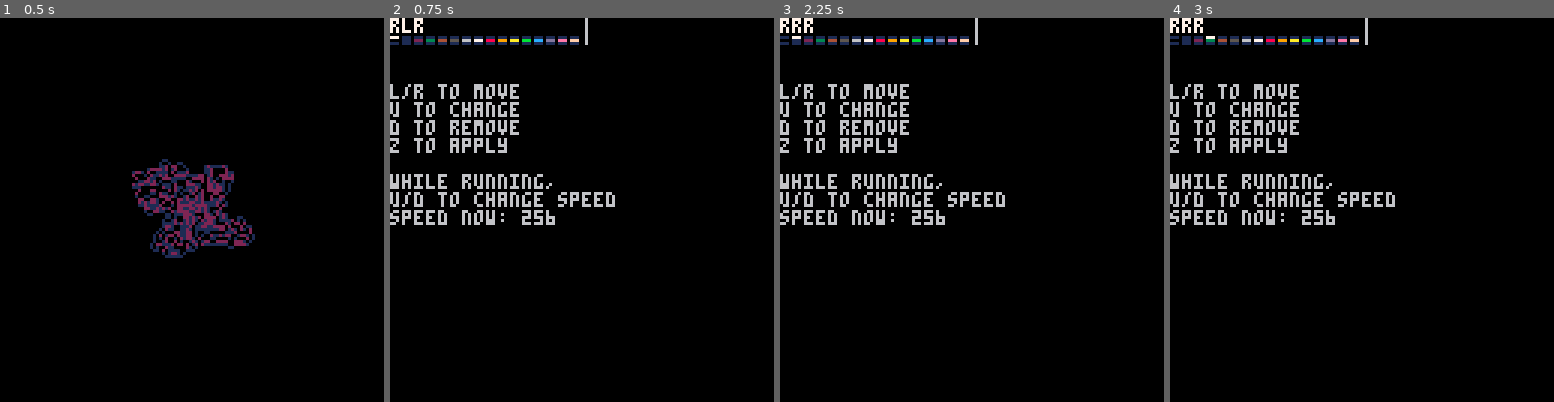
Above: before the commit, frames 1-4 (left to right).
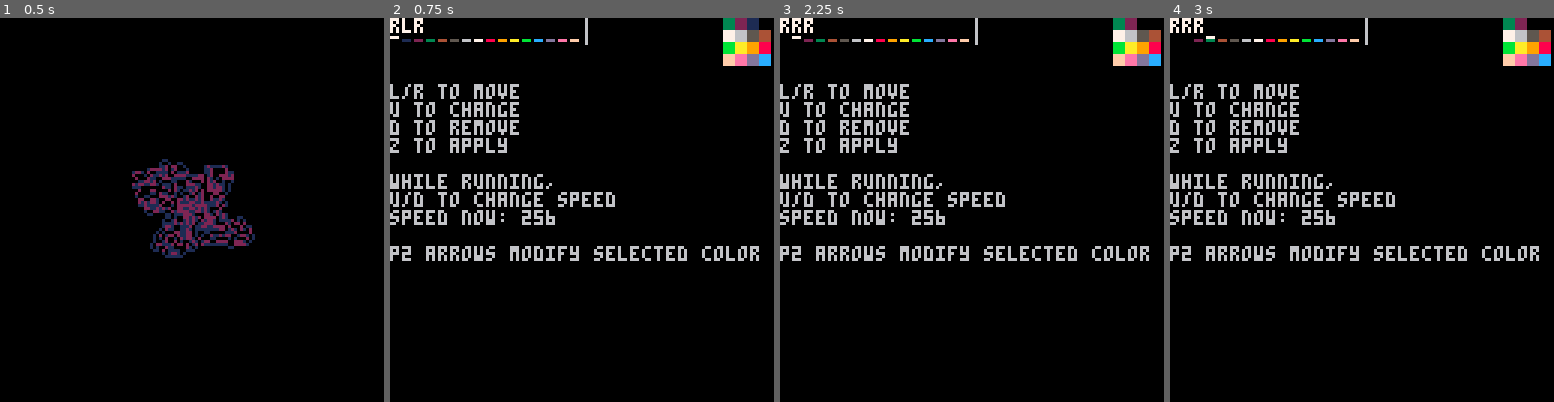
Above: after the commit, the same moments.

Repository: TheWing/Pico-Sketch
Game: PICO-8 cartridge langton.p8
Same seed, same stepped clock (60 frames per second), same inputs: the game is played once before the commit and once after it.
Inputs:
- Up to frame 1 (0.5 s): no input
- Up to frame 2 (0.75 s): tap O (Z key) at 0.7 s
- Up to frame 3 (2.25 s): hold Right 1.6-2.1 s; hold P2 Left 1.6-2.1 s; tap O (Z key) at 1.7, 2.1 s; hold Up from 2.15 s (still down); hold P2 Down from 2.15 s (still down)
- Up to frame 4 (3 s): release Up at 2.42 s; release P2 Down at 2.42 s; hold Right from 2.47 s (still down); hold P2 Left from 2.47 s (still down); tap O (Z key) at 2.5, 2.9 s

Frame 1 is identical in both runs. In frame 2, 3.6% of the frame differs, in the area x 0-100%, y 0-64%; in frame 3, 3.6%; in frame 4, 3.6%.

Commit message:
Update langton.p8

Diff:
--- a/langton.p8
+++ b/langton.p8
@@ -46,6 +46,10 @@
 		for i=1,spd do
 			step_ant()
 		end
+		if btnp(0) then sel=sel-1 end
+		if btnp(1) then sel=sel+1 end
+		sel=sel%16
+		pal_buttons()
 		if btn(2) then spd=spd+1 end
 		if btn(3) then spd=spd-1 end
 		spd=max(1,spd)
@@ -71,9 +75,35 @@
 			inst=remove_spaces(il)
 			initiate()
 		end
-	end
-end
-
+		pal_buttons()
+	end
+end
+
+function pal_change(sel,a)
+	local cur,addr
+	addr=0x5f10+sel
+	cur=peek(addr)
+	if cur<128 and a<-2 then return end
+	if cur>127 and a>2 then return end
+	if (cur==15 or cur==143) and a==1 then a=0 end
+	if (cur==0 or cur==128) and a==-1 then a=0 end
+	poke(addr,cur+a)
+end
+
+function pal_buttons()
+	if btnp(2,1) then
+		pal_change(sel,1)
+	end
+	if btnp(3,1) then
+		pal_change(sel,-1)
+	end
+	if btnp(1,1) then
+		pal_change(sel,128)
+	end
+	if btnp(0,1) then
+		pal_change(sel,-128)
+	end
+end
 
 function _draw()
 	if changing==1 then
@@ -86,11 +116,10 @@
 		end
 		print("|",16*4,0,6)
 		print("|",16*4,4,6)
-		print("________________",0,2,1)
 		for i=0,15 do
 			print("_",i*4,3,i)
-		end
-		print("________________",0,4,1)
+			rectfill(123-(i%4)*4,(i\4)*4,126-(i%4)*4,(i\4)*4+3,i)
+		end
 		print(il,0,0,7)
 		print("-",sel*4,4,7)
 		print("",0,16,6)
@@ -102,6 +131,8 @@
 		print("while running,")
 		print("u/d to change speed")
 		print("speed now: "..spd)
+		print("")
+		print("p2 arrows modify selected color")
 	end
 end
 
